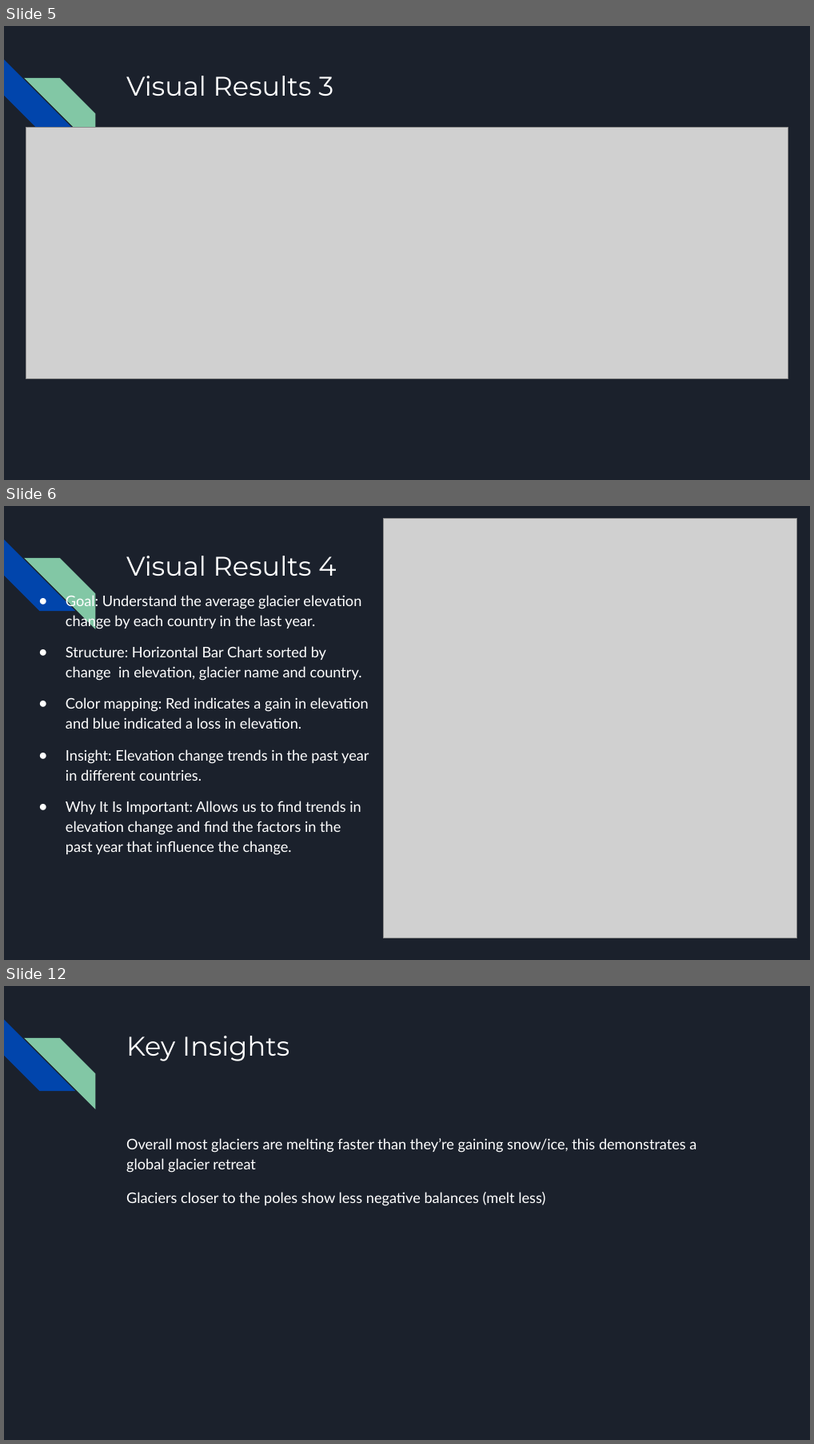
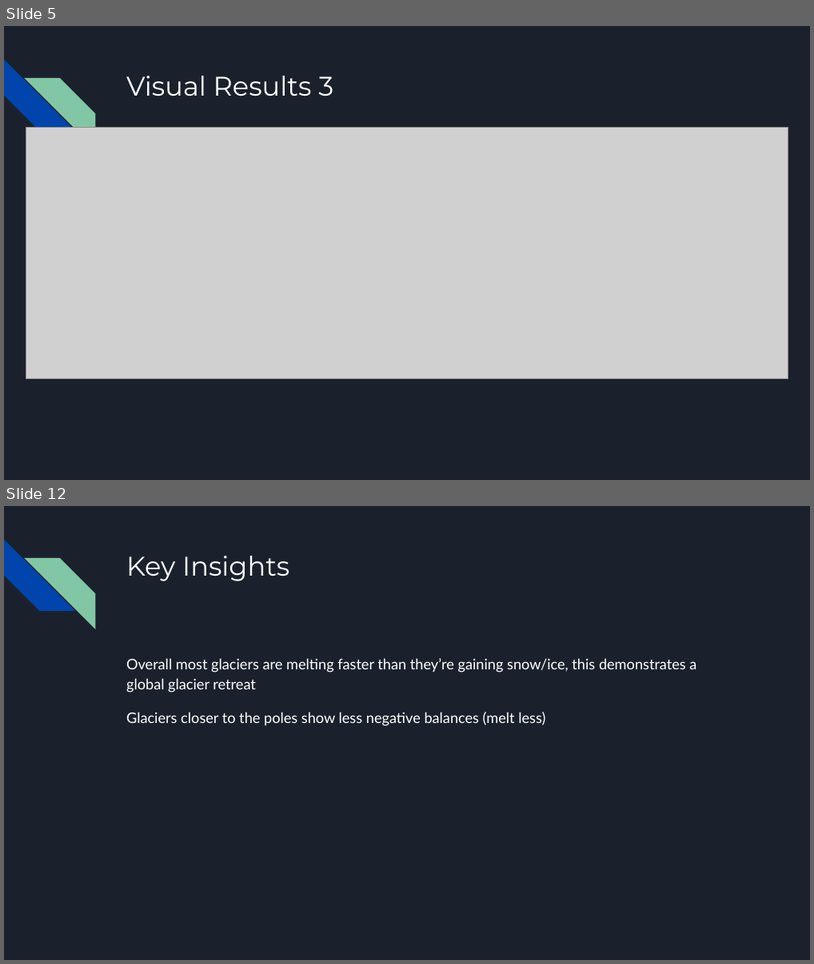
Before and after one commit to VodkaNoodles/CS445-GROUP8, a slide deck: CS445 SLIDES.pptx. Shown one above the other, each under a label of ours: slides 5, 6 and 12 before the commit, slides 5 and 12 after it; the slides between them are not shown. The pictures are 814x1444 and 814x964 pixels, drawn with LibreOffice and Linux fonts; fonts in the diff are those of the drawing; grey boxes stand for pictures. Boxes give left, top, right and bottom in pixels: in the first picture for what was removed or moved away, otherwise in the second. Text is boxed around its words. In the diff, an @@ line names an element or a change of style, - is before the commit and + after.

```diff
--- a/CS445 SLIDES.pptx
+++ b/CS445 SLIDES.pptx
@@ slide 6 removed at [4, 506, 810, 960], background #1B212C; not listed: 2 template elements that a slide beside it also shows @@
@@ picture removed at [384, 518, 798, 937] @@
@@ title removed at [126, 556, 336, 576] @@
-Visual Results 4
@@ text removed at [66, 593, 369, 855] @@
-● Goal: Understand the average glacier elevation change by each country in the last year.
-● Structure: Horizontal Bar Chart sorted by change in elevation, glacier name and country.
-● Color mapping: Red indicates a gain in elevation and blue indicated a loss in elevation.
-● Insight: Elevation change trends in the past year in different countries.
-● Why It Is Important: Allows us to find trends in elevation change and find the factors in the past year that influence the change.
```
Also in this commit, not shown: 5 slides changed, 4 slides added, 3 other slides removed, 3 other files.
